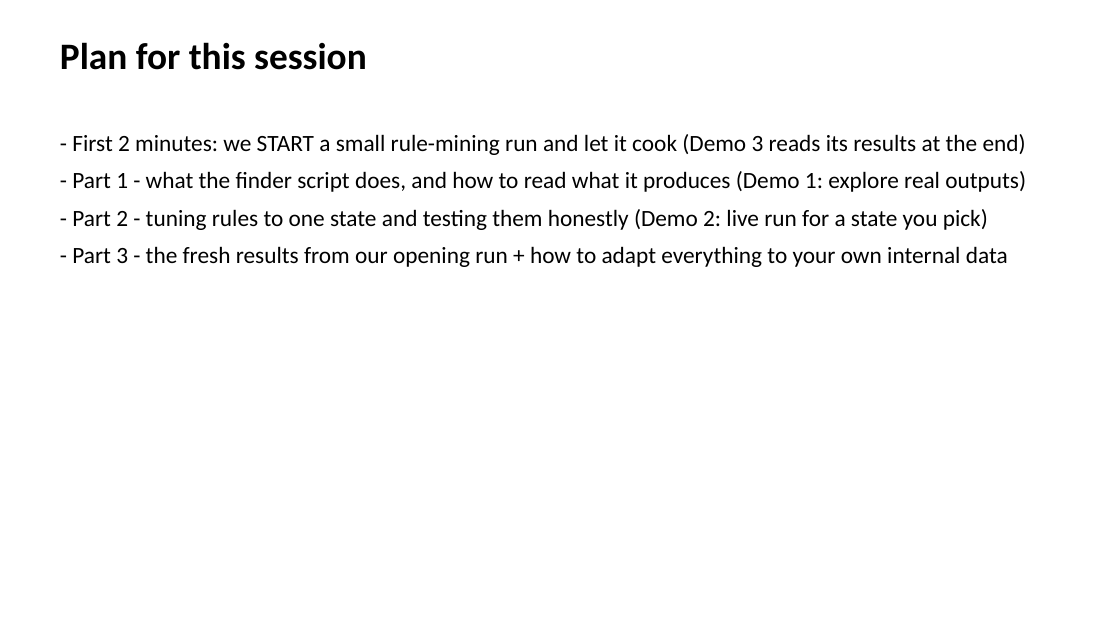
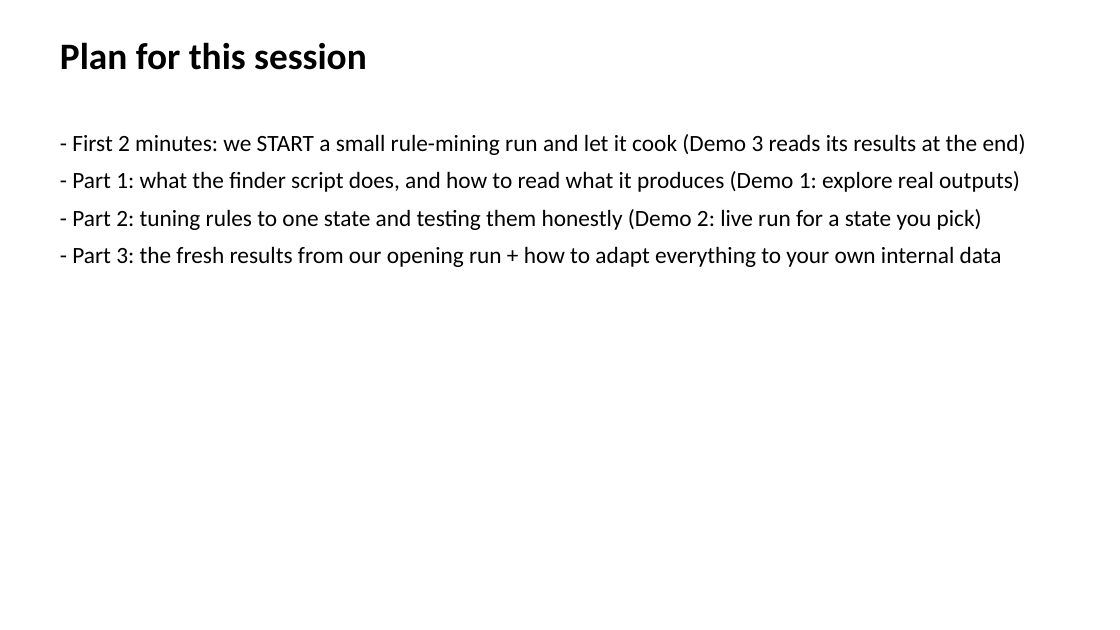
Before and after one commit to giannella/snap_qc, a slide deck: slide 4 of workshop_using_the_inclusion_rules_scripts.pptx. Drawn at 1120x630 pixels with LibreOffice and Linux fonts; fonts in the diff are those of the drawing. Boxes give left, top, right and bottom in pixels: in the first picture for what was removed or moved away, otherwise in the second. Text is boxed around its words. In the diff, an @@ line names an element or a change of style, - is before the commit and + after.

```diff
--- a/workshop_using_the_inclusion_rules_scripts.pptx
+++ b/workshop_using_the_inclusion_rules_scripts.pptx
@@ text at (72,171,1020,267): text changed @@
-- Part 1 - what the finder script does, and how to read what it produces (Demo 1: explore real outputs)
-- Part 2 - tuning rules to one state and testing them honestly (Demo 2: live run for a state you pick)
-- Part 3 - the fresh results from our opening run + how to adapt everything to your own internal data
+- Part 1: what the finder script does, and how to read what it produces (Demo 1: explore real outputs)
+- Part 2: tuning rules to one state and testing them honestly (Demo 2: live run for a state you pick)
+- Part 3: the fresh results from our opening run + how to adapt everything to your own internal data
```
Also in this commit, not shown: 18 other slides changed, 3 other files.
